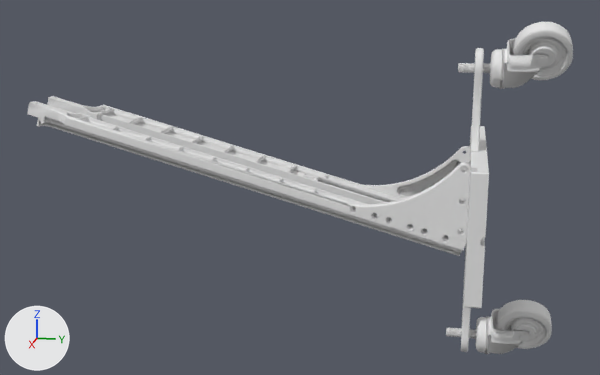
One commit to the OBJ model drake/examples/TRI_Remy/remy_description/meshes/base_link.obj: the scene before it, then after it.
Both versions are drawn from a 50 mm lens placed at (1.373, -0.037, 0.361), pointed at (-0.002, -0.312, 0.017). Every picture has the same lights, and +X, +Y and +Z are marked at lower left. Where no turn or scale is listed for an object, it has been applied to the vertices. Vertices at the same position are counted once.

In view in the first picture: 'base_link'.
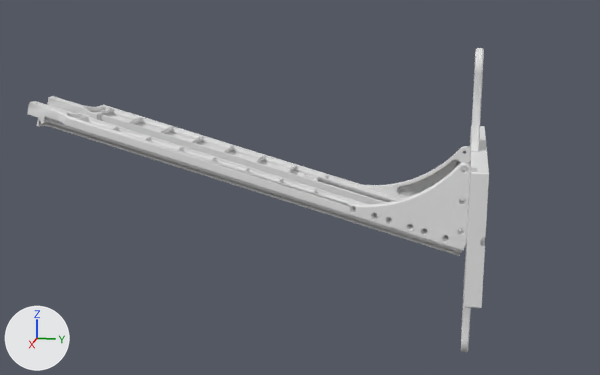
Commit message: first working passive simulation with mobile base only

Where the change shows, as pixel boxes (x1, y1, x2, y2) in the pictures (600 x 375 px):
'base_link', reshaped (15% narrower, 8% shorter)
    before: (27, 22, 573, 354)
    after: (27, 48, 489, 352)
part 1 of me_base_link, deleted
    before: (446, 309, 530, 354)
part 2 of me_base_link, deleted
    before: (458, 38, 550, 89)
part 3 of me_base_link, deleted
    before: (497, 300, 552, 349)
part 4 of me_base_link, deleted
    before: (513, 22, 573, 80)

What the commit changed:
me_base_link has 27495 vertices, 55146 faces and spans x -0.203..0.203, y -0.781..0.122, z -0.26..0.304.
me_base_link is used by ob_base_link; location (0.0, 0.0, 0.0).
me_base_link part 1: the loose piece of 5223 vertices spanning x -0.032..0.044, y -0.051..0.086, z -0.26..-0.179 is deleted.
me_base_link part 2: the loose piece of 5223 vertices spanning x -0.032..0.045, y -0.051..0.086, z 0.197..0.278 is deleted.
me_base_link part 3: the loose piece of 829 vertices spanning x -0.018..0.047, y 0.033..0.122, z -0.245..-0.152 is deleted.
me_base_link part 4: the loose piece of 829 vertices spanning x -0.018..0.05, y 0.033..0.122, z 0.212..0.304 is deleted.
